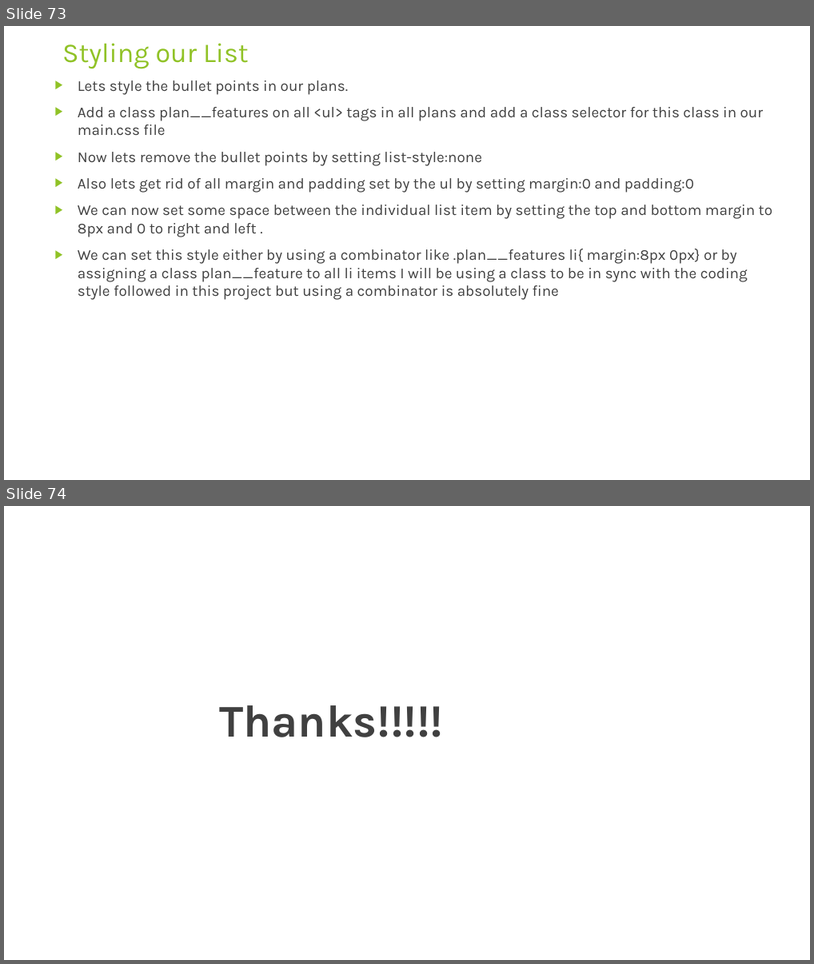
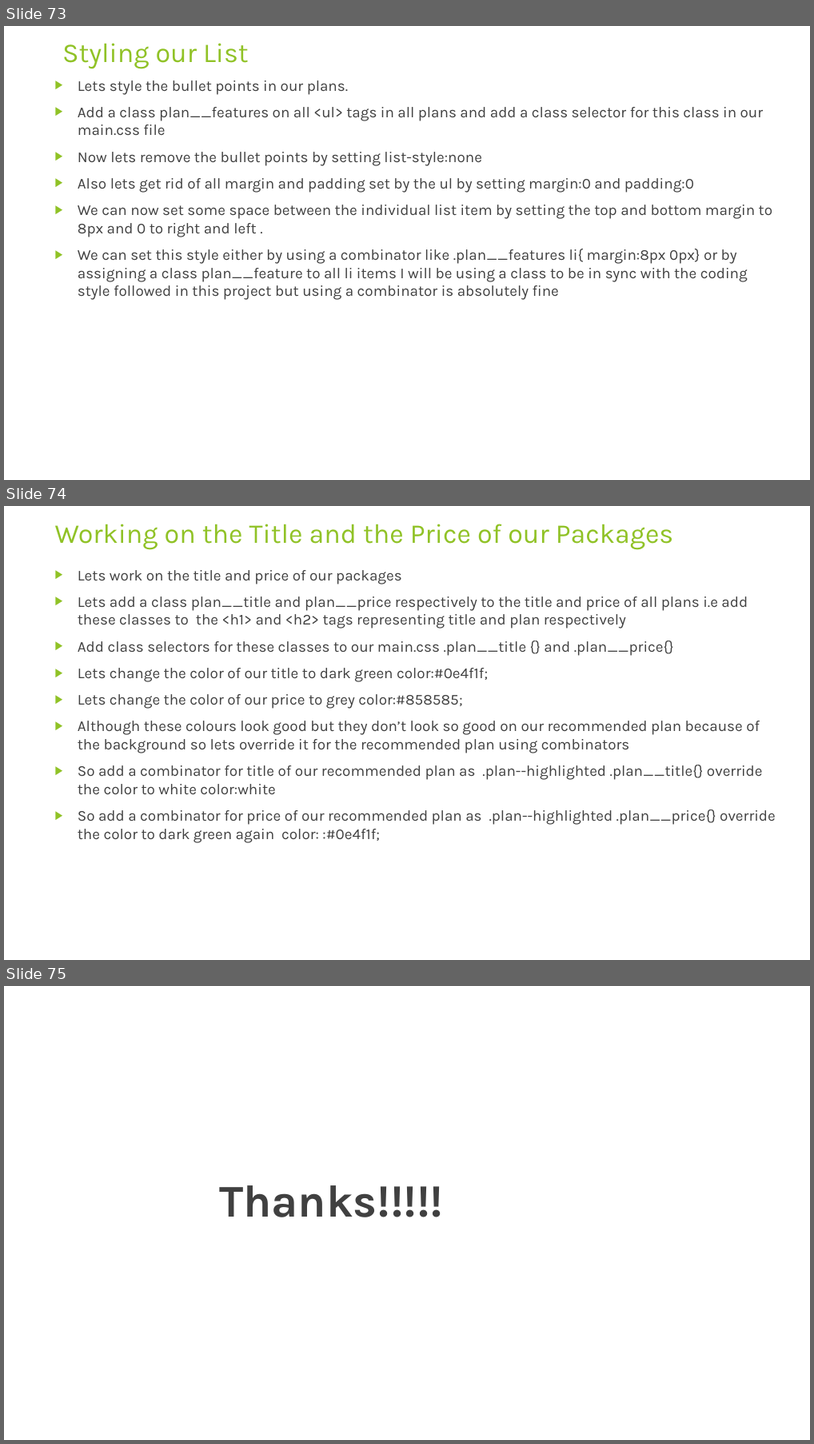
Before and after one commit to rudhrainfogain/CSS, a slide deck: PPT/Css-v5.pptx. Shown one above the other, each under a label of ours: slides 73 and 74 before the commit, slides 73, 74 and 75 after it. The pictures are 814x964 and 814x1444 pixels, drawn with LibreOffice and Linux fonts; fonts in the diff are those of the drawing. Boxes give left, top, right and bottom in pixels: in the first picture for what was removed or moved away, otherwise in the second. Text is boxed around its words. In the diff, an @@ line names an element or a change of style, - is before the commit and + after.

Commit message:
TitleAndPrice

```diff
--- a/PPT/Css-v5.pptx
+++ b/PPT/Css-v5.pptx
@@ slide 74 added at box(4, 506, 810, 960), background #FFFFFF @@
@@ title added at box(55, 524, 674, 549), 32.4 pt, text #90C226 @@
+Working on the Title and the Price of our Packages
@@ text added at box(78, 570, 776, 843), 18 pt, text #404040 @@
+▶ Lets work on the title and price of our packages
+▶ Lets add a class plan__title and plan__price respectively to the title and price of all plans i.e add these classes to the <h1> and <h2> tags representing title and plan respectively
+▶ Add class selectors for these classes to our main.css .plan__title {} and .plan__price{}
+▶ Lets change the color of our title to dark green color:#0e4f1f;
+▶ Lets change the color of our price to grey color:#858585;
+▶ Although these colours look good but they don’t look so good on our recommended plan because of the background so lets override it for the recommended plan using combinators
+▶ So add a combinator for title of our recommended plan as .plan--highlighted .plan__title{} override the color to white color:white
+▶ So add a combinator for price of our recommended plan as .plan--highlighted .plan__price{} override the color to dark green again color: :#0e4f1f;
@@ what was slide 74 is now slide 75 @@
```
Also in this commit, not shown: 2 other files.
